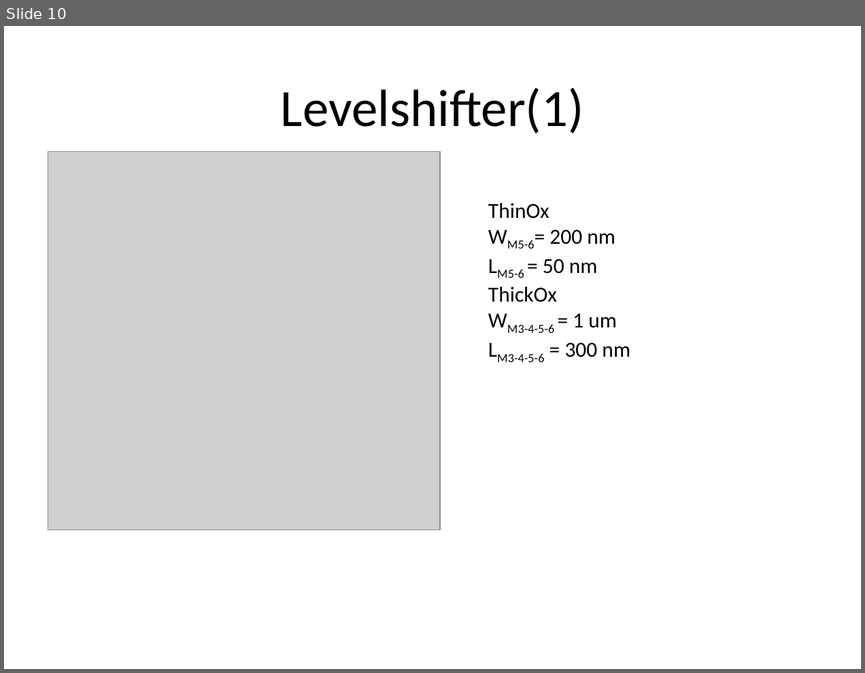
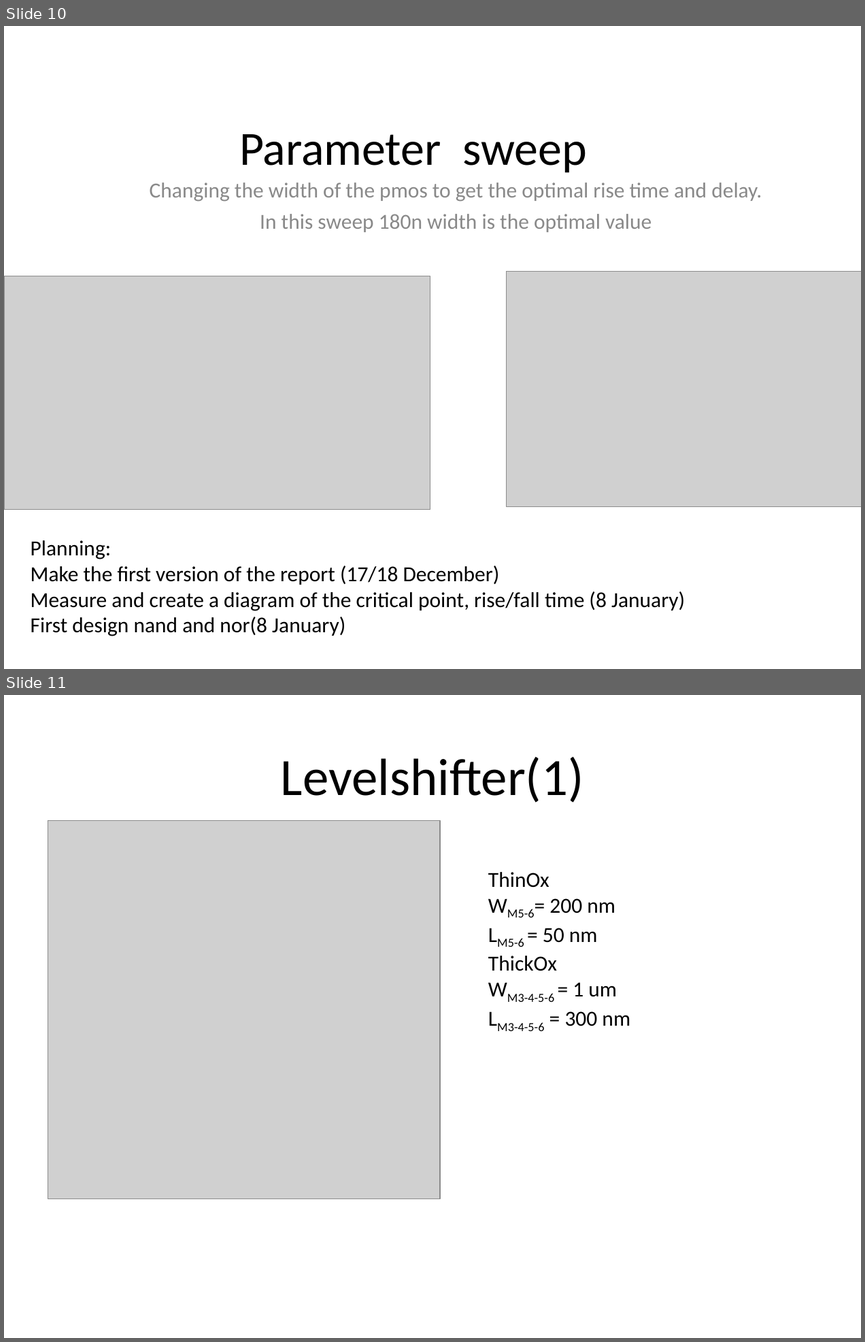
Before and after one commit to MHattink/Power-Mixing-DAC-Report, a slide deck: 2015-12-17 Meeting Radulov/Mixing-PowerDAC.ppt. Shown one above the other, each under a label of ours: slide 10 before the commit, slides 10 and 11 after it. The pictures are 865x673 and 865x1342 pixels, drawn with LibreOffice and Linux fonts; fonts in the diff are those of the drawing; grey boxes stand for pictures. Boxes give left, top, right and bottom in pixels: in the first picture for what was removed or moved away, otherwise in the second. Text is boxed around its words. In the diff, an @@ line names an element or a change of style, - is before the commit and + after.

Commit message:
dia

```diff
--- a/2015-12-17 Meeting Radulov/Mixing-PowerDAC.ppt
+++ b/2015-12-17 Meeting Radulov/Mixing-PowerDAC.ppt
@@ slide 10 added at <box>4,26,861,669</box>, background #FFFFFF @@
@@ title added at <box>239,134,587,173</box>, 40 pt, text #000000 @@
+Parameter sweep
@@ subtitle added at <box>150,182,762,232</box>, 18 pt, text #898989 @@
+Changing the width of the pmos to get the optimal rise time and delay.
+In this sweep 180n width is the optimal value
@@ picture added at <box>4,276,430,509</box> @@
@@ picture added at <box>506,271,861,507</box> @@
@@ text added at <box>31,540,685,636</box>, 18 pt, text #000000 @@
+Planning:
+Make the first version of the report (17/18 December)
+Measure and create a diagram of the critical point, rise/fall time (8 January)
+First design nand and nor(8 January)
@@ what was slide 10 is now slide 11 @@
```
